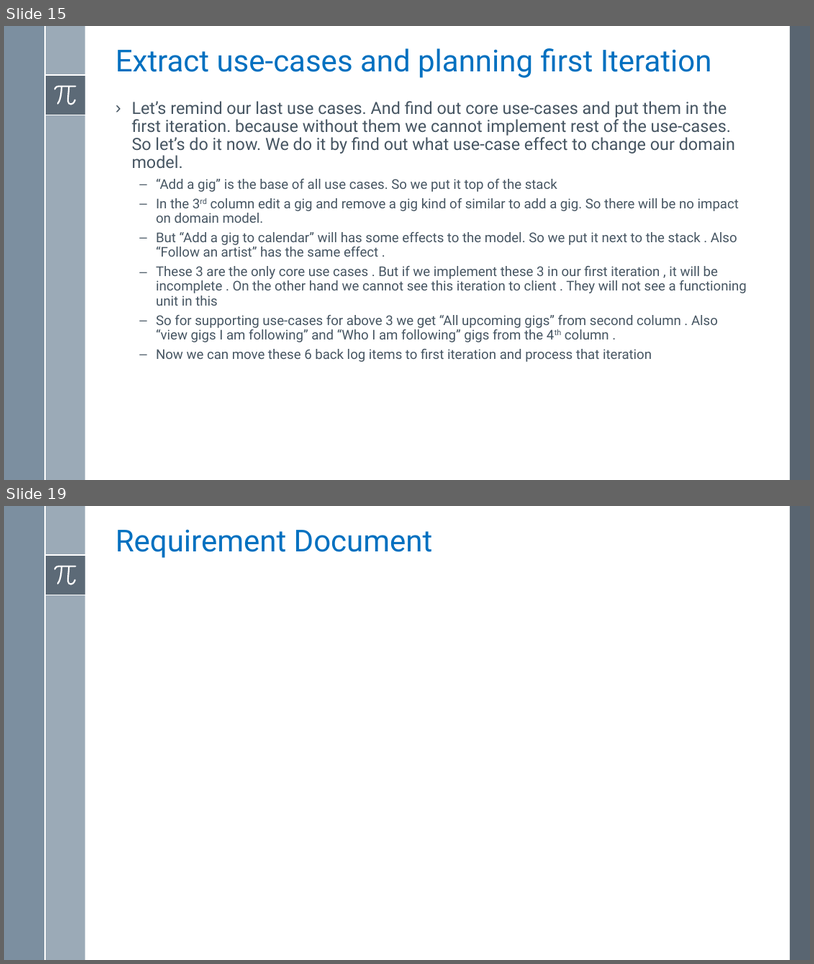
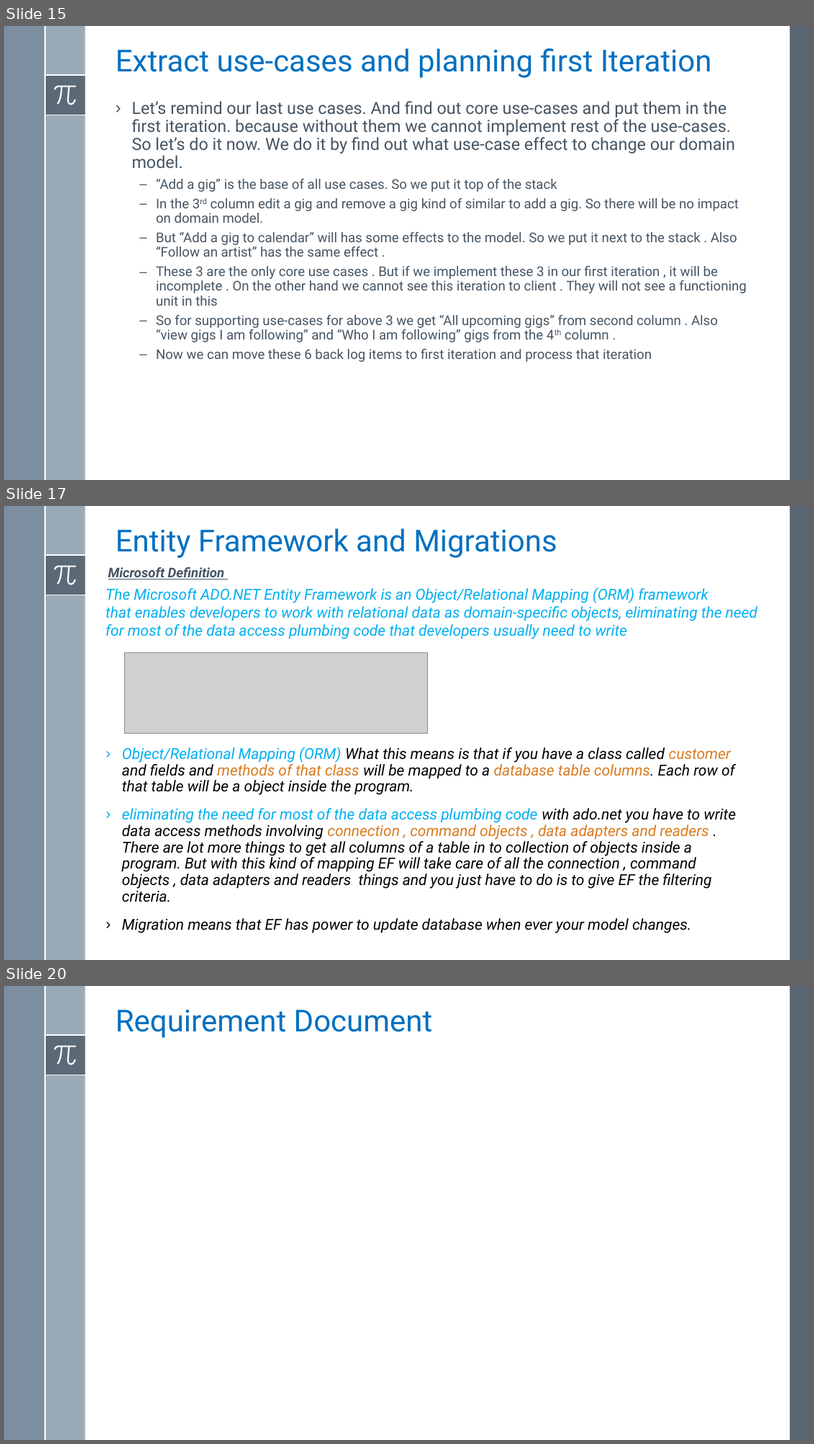
Before and after one commit to asachanxxx/WebApiTraning, a slide deck: Notes/Lesson 1/Lesson 1 - Implement First Bound Context Using Entity Framework.pptx. Shown one above the other, each under a label of ours: slides 15 and 19 before the commit, slides 15, 17 and 20 after it; the slides between them are not shown. The pictures are 814x964 and 814x1444 pixels, drawn with LibreOffice and Linux fonts; fonts in the diff are those of the drawing; grey boxes stand for pictures. Boxes give left, top, right and bottom in pixels: in the first picture for what was removed or moved away, otherwise in the second. Text is boxed around its words. In the diff, an @@ line names an element or a change of style, - is before the commit and + after.

```diff
--- a/Notes/Lesson 1/Lesson 1 - Implement First Bound Context Using Entity Framework.pptx
+++ b/Notes/Lesson 1/Lesson 1 - Implement First Bound Context Using Entity Framework.pptx
@@ slide 17 added at <box>4,506,810,960</box>, background #FFFFFF; not listed: 8 template elements that a slide beside it also shows @@
@@ title added at <box>116,528,557,558</box>, 36 pt, text #0070C0 @@
+Entity Framework and Migrations
@@ text added at <box>108,567,225,579</box>, 16 pt, text #465562, bold, italic, underline @@
+Microsoft Definition
@@ text added at <box>106,587,758,639</box>, 18 pt, text #00B0F0, italic @@
+The Microsoft ADO.NET Entity Framework is an Object/Relational Mapping (ORM) framework
+that enables developers to work with relational data as domain-specific objects, eliminating the need for most of the data access plumbing code that developers usually need to write
@@ picture added at <box>125,652,427,734</box> @@
@@ text added at <box>122,746,736,933</box>, 18 pt, text #000000, italic @@
+› Object/Relational Mapping (ORM) What this means is that if you have a class called customer and fields and methods of that class will be mapped to a database table columns. Each row of that table will be a object inside the program.
+› eliminating the need for most of the data access plumbing code with ado.net you have to write data access methods involving connection , command objects , data adapters and readers . There are lot more things to get all columns of a table in to collection of objects inside a program. But with this kind of mapping EF will take care of all the connection , command objects , data adapters and readers things and you just have to do is to give EF the filtering criteria.
+› Migration means that EF has power to update database when ever your model changes.
@@ what was slide 19 is now slide 20 @@
```
Also in this commit, not shown: 2 slides changed, 2 other slides added, 3 slides removed.
